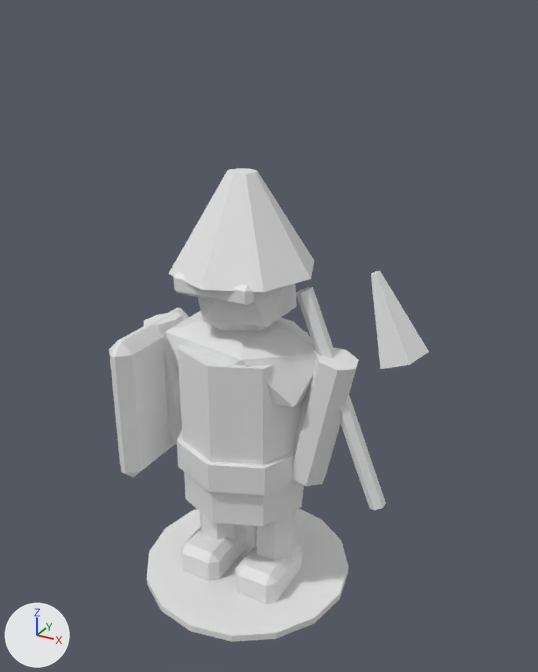
The Blender file ArtSource/Blender/Guard.blend, before and after one commit.
Both versions are drawn from a 50 mm camera at (1.137, -1.901, 1.914) aimed at (0.089, 0.004, 0.961). Arrows for +X, +Y and +Z are at lower left; the lights stay in place. The picture after the commit comes second.

The scene before the commit, as lines of its bpy script (objects in view):
```python
me_belt_mesh = bpy.data.meshes.new('Belt_Mesh')
me_belt_mesh.from_pydata(...)  # an 8-sided cylinder along z spanning x -0.238..0.238, y -0.238..0.238, z -0.051..0.051
me_belt_mesh.materials.append(mat_dc_defender)  # white #e7e7e7
me_shield_mesh = bpy.data.meshes.new('Shield_Mesh')
me_shield_mesh.from_pydata(...)  # 24 vertices, 26 faces; spans x -0.047..0.047, y -0.203..0.203, z -0.257..0.257
me_shield_mesh.materials.append(mat_dc_defender)  # white #e7e7e7
me_weapon_mesh = bpy.data.meshes.new('Weapon_Mesh')
me_weapon_mesh.from_pydata(...)  # a 6-sided cylinder along z spanning x -0.024..0.024, y -0.027..0.027, z -0.37..0.37
me_weapon_mesh.materials.append(mat_dc_fire)  # white #e7e7e7
me_weaponblade_mesh = bpy.data.meshes.new('WeaponBlade_Mesh')
me_weaponblade_mesh.from_pydata(...)  # a 5-sided cut cone along z (radius 0.078 at the low end, 0.015 at the high end) spanning x -0.074..0.074, y -0.063..0.078, z -0.133..0.133
me_weaponblade_mesh.materials.append(mat_dc_metal)  # white #e7e7e7
ob_belt = bpy.data.objects.new('Belt', me_belt_mesh)
ob_belt.location = (0.0, 0.0, 0.538)
ob_shield = bpy.data.objects.new('Shield', me_shield_mesh)
ob_shield.location = (-0.328, -0.062, 0.686)
ob_weapon = bpy.data.objects.new('Weapon', me_weapon_mesh)
ob_weapon.location = (0.351, 0.0, 0.796)
ob_weapon.rotation_euler = (0.0, -0.384, 0.0)  # degrees (0, -22, 0)
ob_weaponblade = bpy.data.objects.new('WeaponBlade', me_weaponblade_mesh)
ob_weaponblade.location = (0.484, 0.0, 1.108)
ob_weaponblade.rotation_euler = (0.0, -0.384, 0.0)  # degrees (0, -22, 0)
# also in view: 'Leg.001' at (0.117, 0.004, 0.296); 'Helmet' at (0.0, 0.0, 1.326); 'Body' at (0.0, 0.0, 0.64); 'Boot' at (-0.117, -0.043, 0.078); 'BlobShadow' at (0.0, 0.0, 0.025)
```
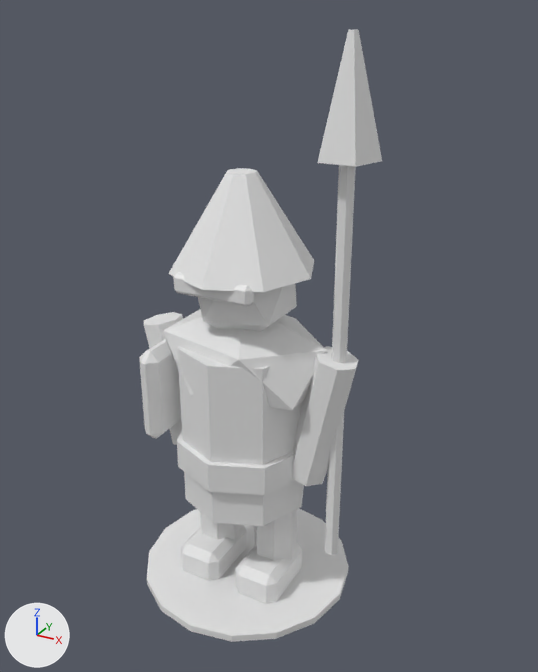
What differs and where, as boxes [x1, y1, x2, y2] in the pictures (538 x 672 px):
'Shield', deleted: before [109, 308, 189, 477]
'GuardSpearTip', added: after [317, 30, 382, 167]
'GuardSpearShaft', added: after [325, 165, 356, 555]
'Weapon', deleted: before [296, 287, 386, 510]
'GuardBuckler', added: after [139, 339, 181, 439]
'WeaponBlade', deleted: before [371, 271, 429, 369]

What changed in the scene script:
```text
Add me_guardbuckler_mesh:
    me_guardbuckler_mesh.from_pydata(...)  # 24 vertices, 26 faces; spans x -0.039..0.039, y -0.117..0.117, z -0.164..0.164
    me_guardbuckler_mesh.materials.append(mat_dc_defender)  # white #e7e7e7
Add me_guardspeartip_mesh:
    me_guardspeartip_mesh.from_pydata(...)  # a 5-sided cut cone along z (radius 0.094 at the low end, 0.014 at the high end) spanning x -0.089..0.089, y -0.076..0.094, z -0.164..0.164
    me_guardspeartip_mesh.materials.append(mat_dc_defender)  # white #e7e7e7
Add me_guardspearshaft_mesh:
    me_guardspearshaft_mesh.from_pydata(...)  # a 7-sided cylinder along z spanning x -0.023..0.023, y -0.021..0.023, z -0.71..0.71
    me_guardspearshaft_mesh.materials.append(mat_dc_stone)  # white #e7e7e7
Remove ob_shield:
    ob_shield = bpy.data.objects.new('Shield', me_shield_mesh)
    ob_shield.location = (-0.328, -0.062, 0.686)
Remove ob_weapon:
    ob_weapon = bpy.data.objects.new('Weapon', me_weapon_mesh)
    ob_weapon.location = (0.351, 0.0, 0.796)
    ob_weapon.rotation_euler = (0.0, -0.384, 0.0)  # degrees (0, -22, 0)
Remove ob_weaponblade:
    ob_weaponblade = bpy.data.objects.new('WeaponBlade', me_weaponblade_mesh)
    ob_weaponblade.location = (0.484, 0.0, 1.108)
    ob_weaponblade.rotation_euler = (0.0, -0.384, 0.0)  # degrees (0, -22, 0)
Add ob_guardbuckler:
    ob_guardbuckler = bpy.data.objects.new('GuardBuckler', me_guardbuckler_mesh)
    ob_guardbuckler.location = (-0.265, -0.078, 0.733)
Add ob_guardspeartip:
    ob_guardspeartip = bpy.data.objects.new('GuardSpearTip', me_guardspeartip_mesh)
    ob_guardspeartip.location = (0.335, 0.0, 1.7)
Add ob_guardspearshaft:
    ob_guardspearshaft = bpy.data.objects.new('GuardSpearShaft', me_guardspearshaft_mesh)
    ob_guardspearshaft.location = (0.335, 0.0, 0.92)
```
